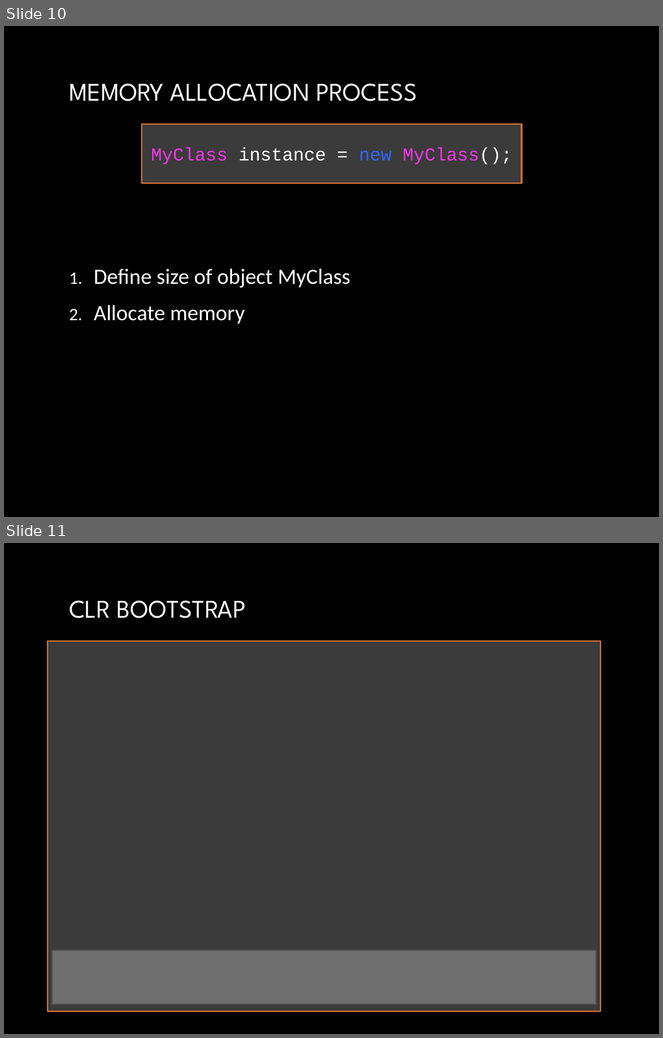
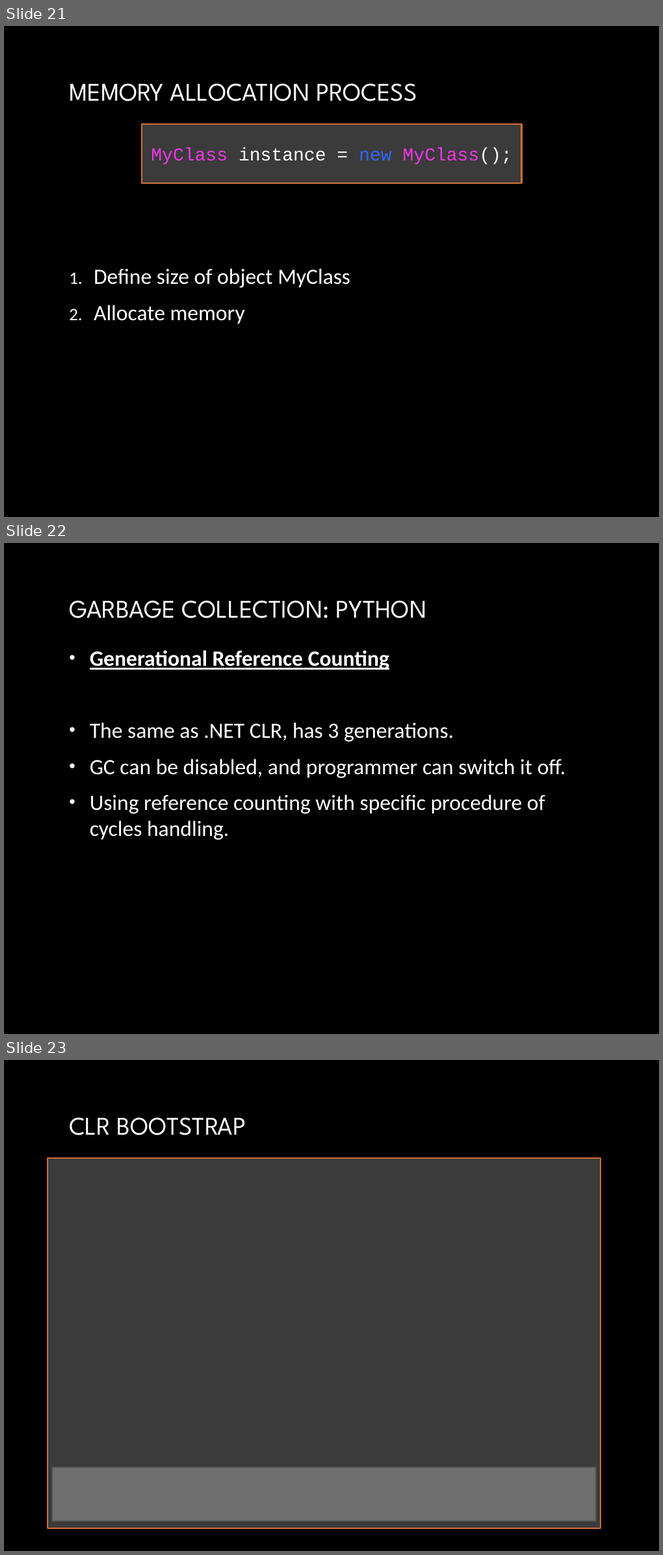
Before and after one commit to yuriyshapovalov/slides, a slide deck: ppt/Garbage collection in dotnet.pptx. Shown one above the other, each under a label of ours: slides 10 and 11 before the commit, slides 21, 22 and 23 after it. The pictures are 663x1038 and 663x1555 pixels, drawn with LibreOffice and Linux fonts; fonts in the diff are those of the drawing; background and template pictures are left out. Boxes give left, top, right and bottom in pixels: in the first picture for what was removed or moved away, otherwise in the second. Text is boxed around its words. In the diff, an @@ line names an element or a change of style, - is before the commit and + after.

Commit message:
updated garbage collection in .net slides

```diff
--- a/ppt/Garbage collection in dotnet.pptx
+++ b/ppt/Garbage collection in dotnet.pptx
@@ slide 22 added at (x1=4, y1=543, x2=659, y2=1034), background picture (left out) @@
@@ title added at (x1=69, y1=600, x2=426, y2=618), 28 pt, text gradient #FFFFFF to #BFBFBF @@
+GARBAGE COLLECTION: PYTHON
@@ text added at (x1=90, y1=650, x2=566, y2=840), 24 pt, text gradient #FFFFFF to #BFBFBF @@
+• Generational Reference Counting
+• The same as .NET CLR, has 3 generations.
+• GC can be disabled, and programmer can switch it off.
+• Using reference counting with specific procedure of cycles handling.
@@ what was slide 10 is now slide 21 @@
@@ what was slide 11 is now slide 23 @@
```
Also in this commit, not shown: 2 slides changed, 11 other slides added.
